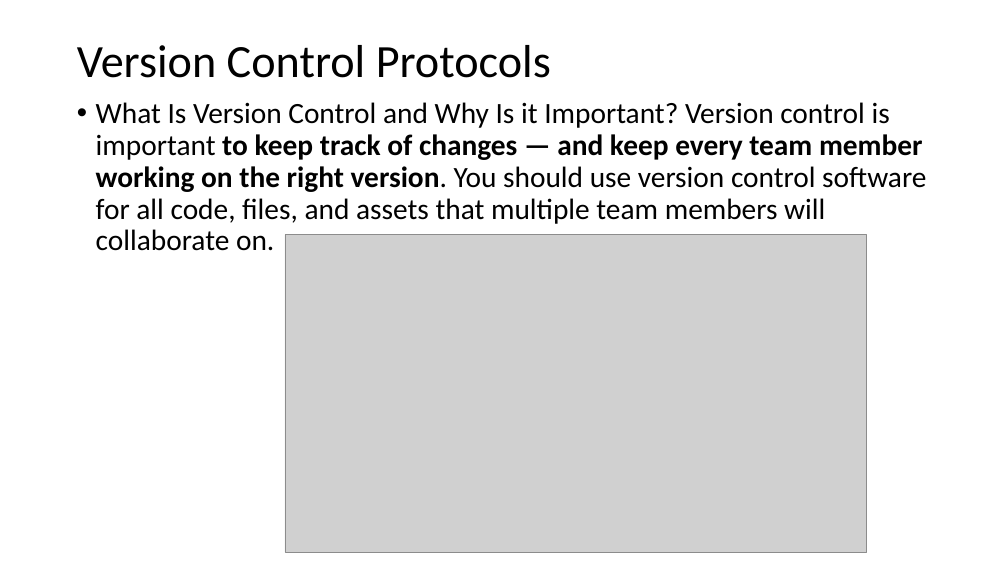
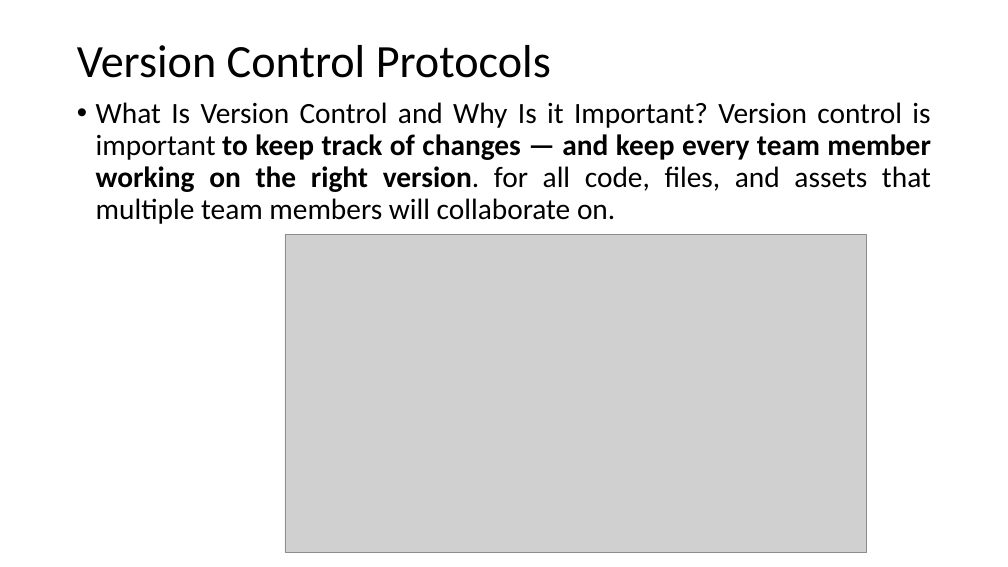
Before and after one commit to mhgulen/Dosyalar, a slide deck: slide 2 of Version Control Protocols.pptx. Drawn at 1008x567 pixels with LibreOffice and Linux fonts; fonts in the diff are those of the drawing; grey boxes stand for pictures. Boxes give left, top, right and bottom in pixels: in the first picture for what was removed or moved away, otherwise in the second. Text is boxed around its words. In the diff, an @@ line names an element or a change of style, - is before the commit and + after.

```diff
--- a/Version Control Protocols.pptx
+++ b/Version Control Protocols.pptx
@@ text at [96,102,931,224]: text changed @@
-• What Is Version Control and Why Is it Important? Version control is important to keep track of changes — and keep every team member working on the right version. You should use version control software for all code, files, and assets that multiple team members will collaborate on.
+• What Is Version Control and Why Is it Important? Version control is important to keep track of changes — and keep every team member working on the right version. for all code, files, and assets that multiple team members will collaborate on.
```
Also in this commit, not shown: 17 other slides changed.
